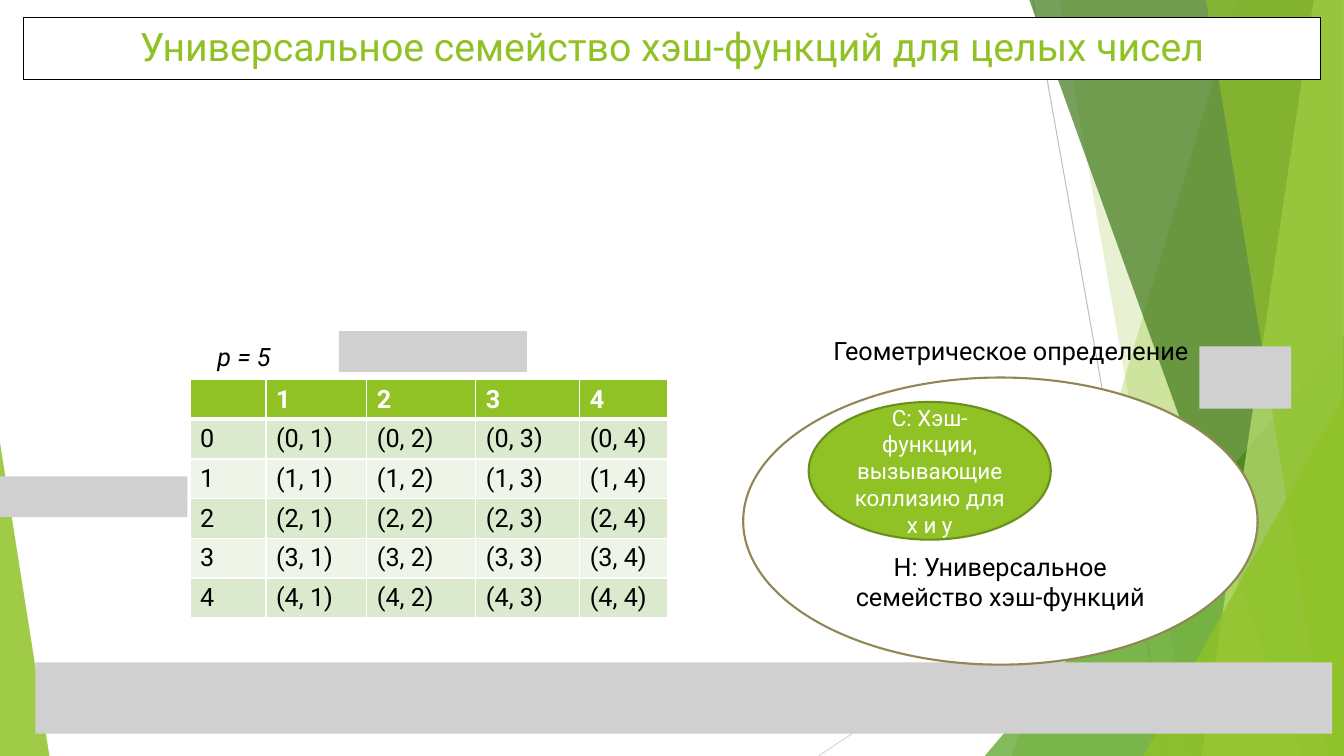
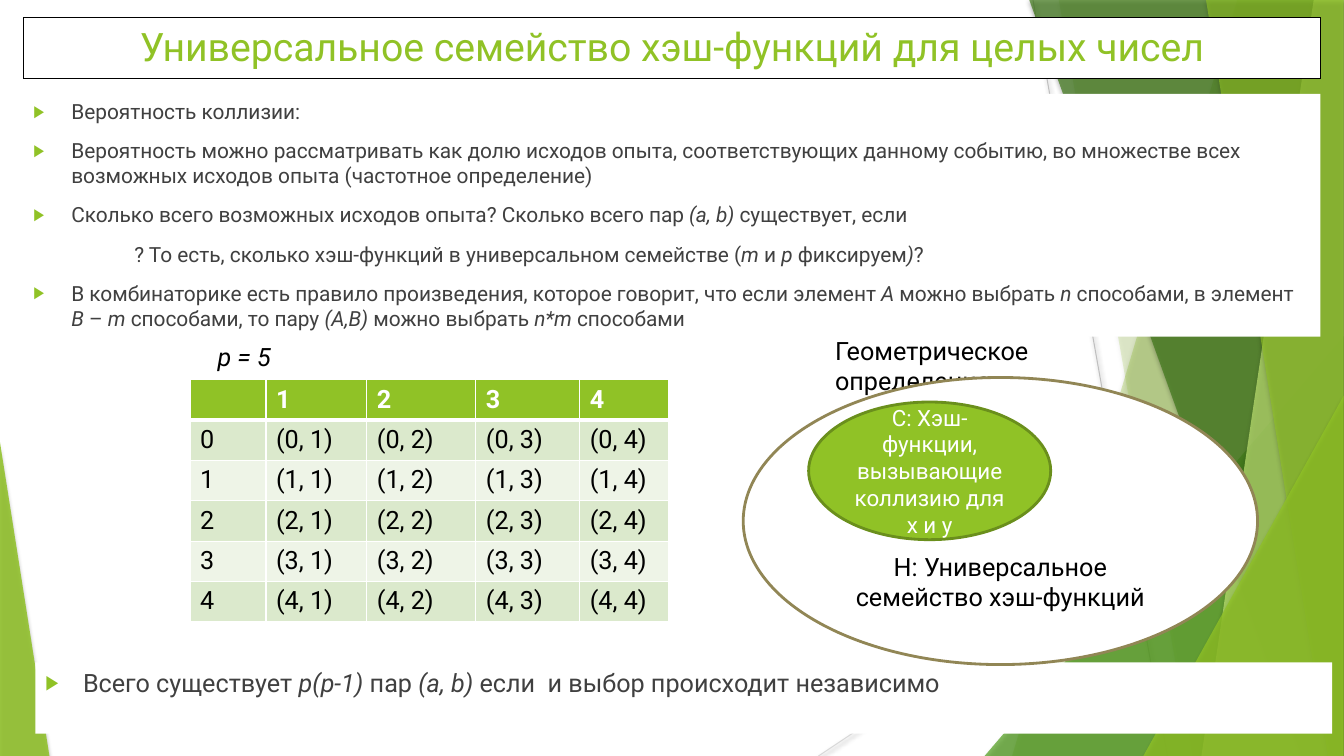
Before and after one commit to WhiteCatStudies/lectures, a slide deck: slide 11 of pt2/lectures/lecture4/lecture4.pptx. Drawn at 1344x756 pixels with LibreOffice and Linux fonts; fonts in the diff are those of the drawing; grey boxes stand for pictures. Boxes give left, top, right and bottom in pixels: in the first picture for what was removed or moved away, otherwise in the second. Text is boxed around its words. In the diff, an @@ line names an element or a change of style, - is before the commit and + after.

```diff
--- a/pt2/lectures/lecture4/lecture4.pptx
+++ b/pt2/lectures/lecture4/lecture4.pptx
@@ line (1033, 0) - (1168, 756): stroke #BFBFBF 0.75 pt to #BFBFBF 0.74 pt @@
@@ freeform shape at (1059,0,1344,756): shadow on; outline redrawn @@
@@ text added at (71,104,1294,331), 14.9 pt, text #404040 @@
+▶ Вероятность коллизии:
+▶ Вероятность можно рассматривать как долю исходов опыта, соответствующих данному событию, во множестве всех возможных исходов опыта (частотное определение)
+▶ Сколько всего возможных исходов опыта? Сколько всего пар (a, b) существует, если
+? То есть, сколько хэш-функций в универсальном семействе (m и p фиксируем)?
+▶ В комбинаторике есть правило произведения, которое говорит, что если элемент A можно выбрать n способами, в элемент B – m способами, то пару (A,B) можно выбрать n*m способами
@@ picture removed at (339,332,526,372) @@
@@ text "Геометрическое определение" rewrapped from (833,337,1188,366) to (835,342,1028,396) @@
@@ picture removed at (1200,347,1292,409) @@
@@ table at (191,380,668,619) @@
@@ fill #DBE9CD to #DBE9CC in 15 cells @@
@@ fill #EEF4E8 to #EEF4E7 in 10 cells @@
@@ borders changed @@
@@ ellipse "H: Универсальное семейство хэш-функций" at (743,378,1257,665): outline #918655 1.5 pt to #918655 2 pt @@
@@ line (1344, 406) - (819, 756): stroke #D9D9D9 0.75 pt to #D9D9D9 0.74 pt @@
@@ shadow on in 7 elements at (1012,0,1344,756), (985,336,1344,756), (1029,0,1344,756), (1202,0,1344,756), (1206,0,1344,756), (1143,396,1344,756), (0,443,49,756) @@
@@ picture removed at (0,477,188,517) @@
@@ picture removed at (35,662,1333,734) @@
@@ text added at (83,672,940,698), 18 pt, text #404040 @@
+▶ Всего существует p(p-1) пар (a, b) если и выбор происходит независимо
```
Also in this commit, not shown: 14 other slides changed, 1 slide added, 1 slide removed, 17 other files.
